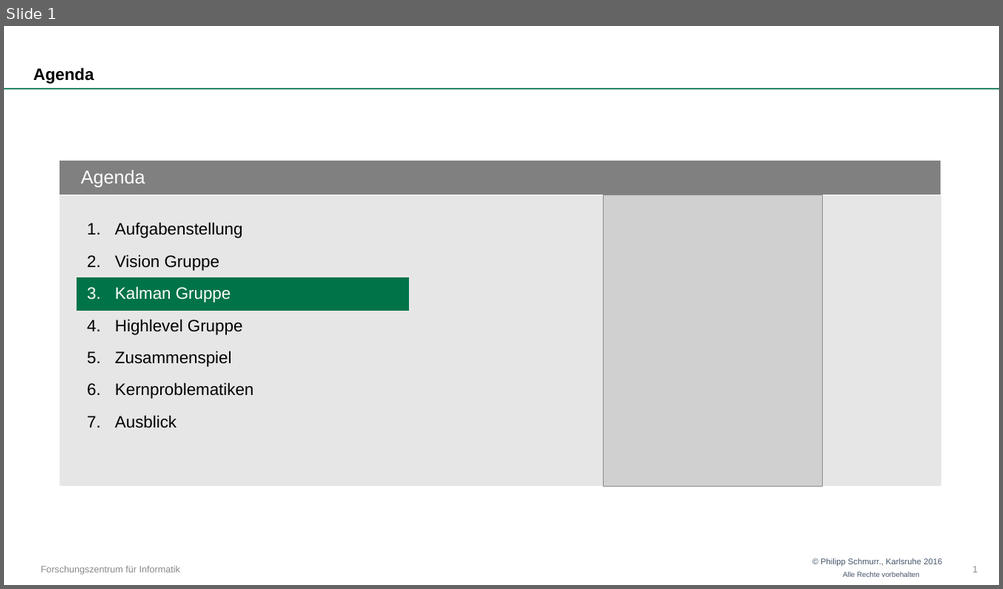
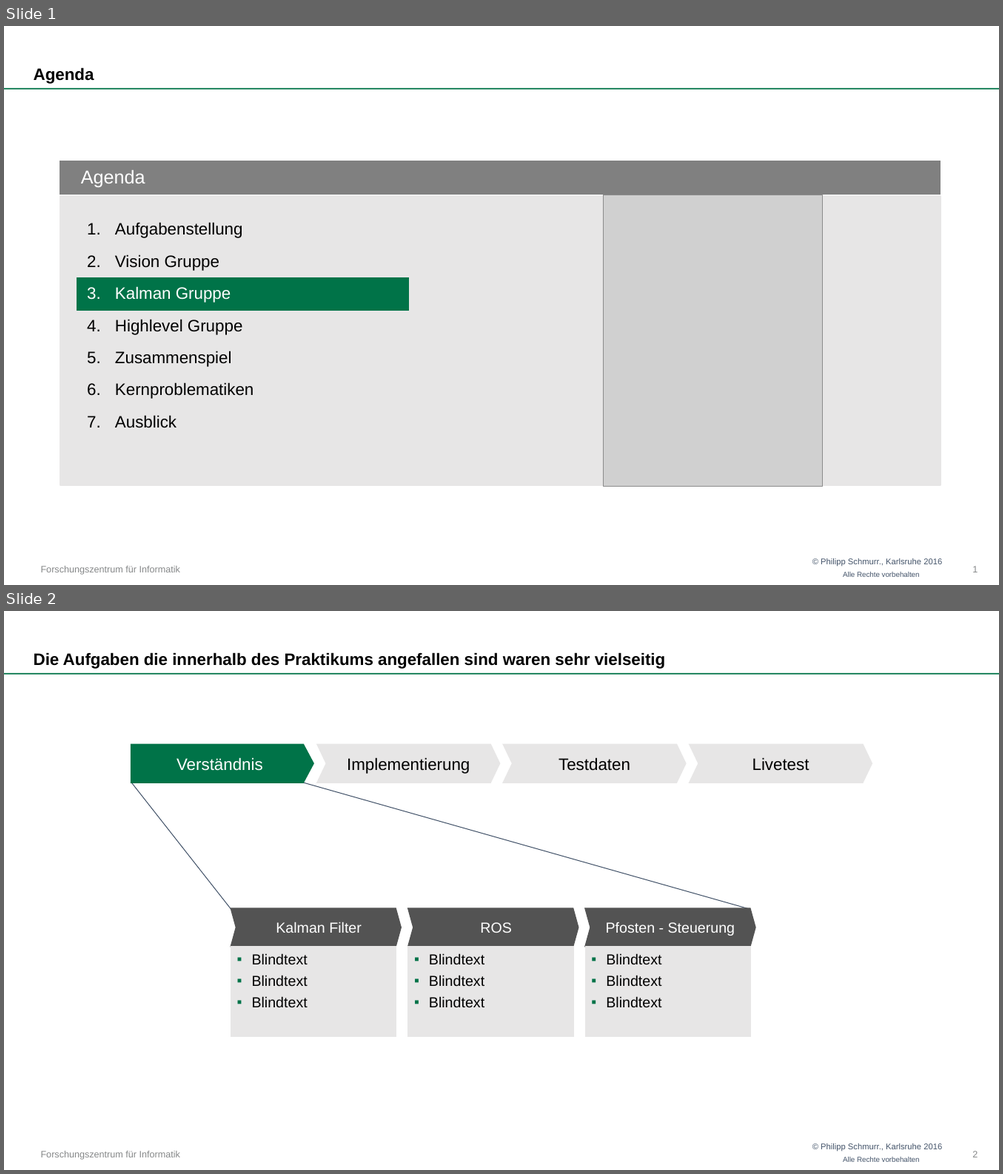
Before and after one commit to OtonoKakuei/robprak1516-documentation, a slide deck: robprak1516-presentation-kalman.pptx. Shown one above the other, each under a label of ours: slide 1 before the commit, slides 1 and 2 after it. The pictures are 1003x589 and 1003x1174 pixels, drawn with LibreOffice and Linux fonts; fonts in the diff are those of the drawing; grey boxes stand for pictures; background and template pictures are left out. Boxes give left, top, right and bottom in pixels: in the first picture for what was removed or moved away, otherwise in the second. Text is boxed around its words. In the diff, an @@ line names an element or a change of style, - is before the commit and + after.

Commit message:
updated kalman presentation

```diff
--- a/robprak1516-presentation-kalman.pptx
+++ b/robprak1516-presentation-kalman.pptx
@@ slide 2 added at (x1=4, y1=611, x2=999, y2=1170), background #FFFFFF; not listed: 4 template elements that a slide beside it also shows @@
@@ title added at (x1=34, y1=652, x2=666, y2=669), 16 pt, text #000000, bold @@
+Die Aufgaben die innerhalb des Praktikums angefallen sind waren sehr vielseitig
@@ pentagon arrow added at (x1=131, y1=744, x2=313, y2=783), fill #007348, outline #007348 1.5 pt, 16 pt, text #FFFFFF @@
+Verständnis
@@ chevron added at (x1=317, y1=744, x2=499, y2=783), fill #E7E6E6, outline #E7E6E6 1.5 pt, 16 pt, text #000000 @@
+Implementierung
@@ chevron added at (x1=504, y1=744, x2=686, y2=783), fill #E7E6E6, outline #E7E6E6 1.5 pt, 16 pt, text #000000 @@
+Testdaten
@@ chevron added at (x1=690, y1=744, x2=872, y2=783), fill #E7E6E6, outline #E7E6E6 1.5 pt, 16 pt, text #000000 @@
+Livetest
@@ line added from (131, 783) to (231, 909), #44546A 0.75 pt @@
@@ line added from (302, 783) to (750, 909), #44546A 0.75 pt @@
@@ chevron added at (x1=231, y1=908, x2=400, y2=947), fill #525252, outline #525252 1.5 pt, 14 pt, text #FFFFFF @@
+Kalman Filter
@@ chevron added at (x1=408, y1=908, x2=578, y2=947), fill #525252, outline #525252 1.5 pt, 14 pt, text #FFFFFF @@
+ROS
@@ chevron added at (x1=585, y1=908, x2=754, y2=947), fill #525252, outline #525252 1.5 pt, 14 pt, text #FFFFFF @@
+Pfosten - Steuerung
@@ rectangle added at (x1=231, y1=948, x2=395, y2=1037), fill #E7E6E6, outline #E7E6E6 1.5 pt, 14 pt, text #000000 @@
+▪ Blindtext
+  ▪ Blindtext
+    ▪ Blindtext
@@ rectangle added at (x1=408, y1=948, x2=573, y2=1037), fill #E7E6E6, outline #E7E6E6 1.5 pt, 14 pt, text #000000 @@
+▪ Blindtext
+  ▪ Blindtext
+    ▪ Blindtext
@@ rectangle added at (x1=585, y1=948, x2=750, y2=1037), fill #E7E6E6, outline #E7E6E6 1.5 pt, 14 pt, text #000000 @@
+▪ Blindtext
+  ▪ Blindtext
+    ▪ Blindtext
@@ page number added at (x1=972, y1=1151, x2=977, y2=1158), 9 pt, text #868889 @@
+2
```
Also in this commit, not shown: 4 other slides added, 1 slide removed.
